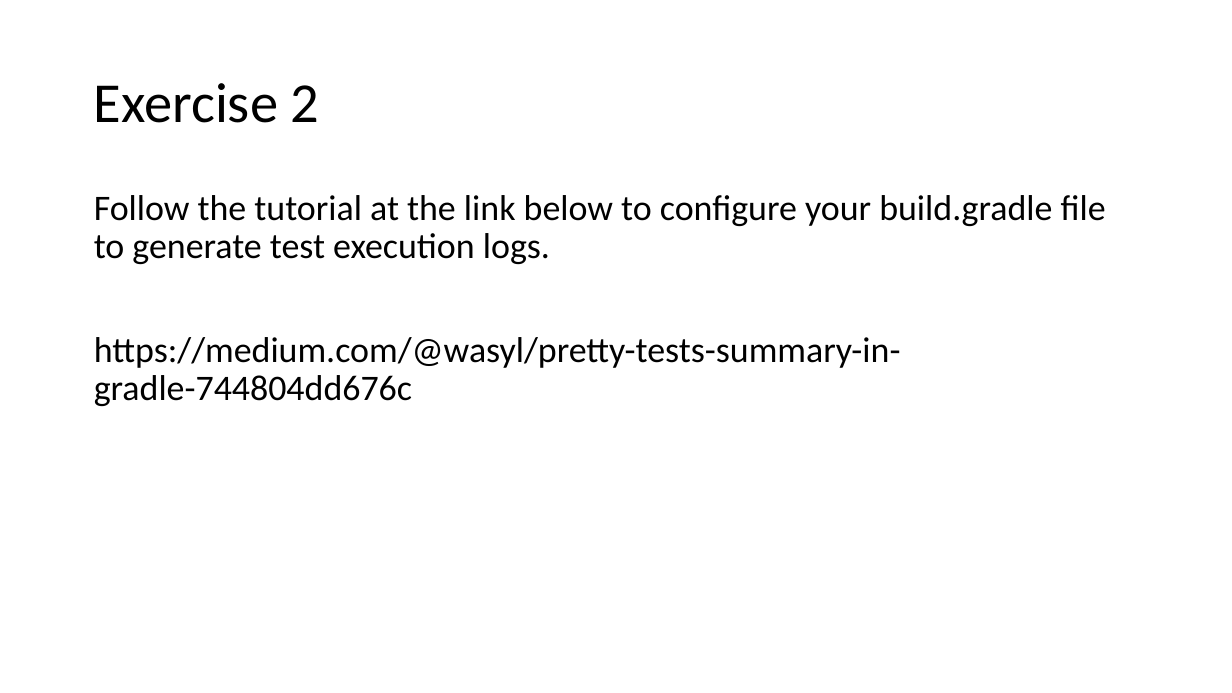
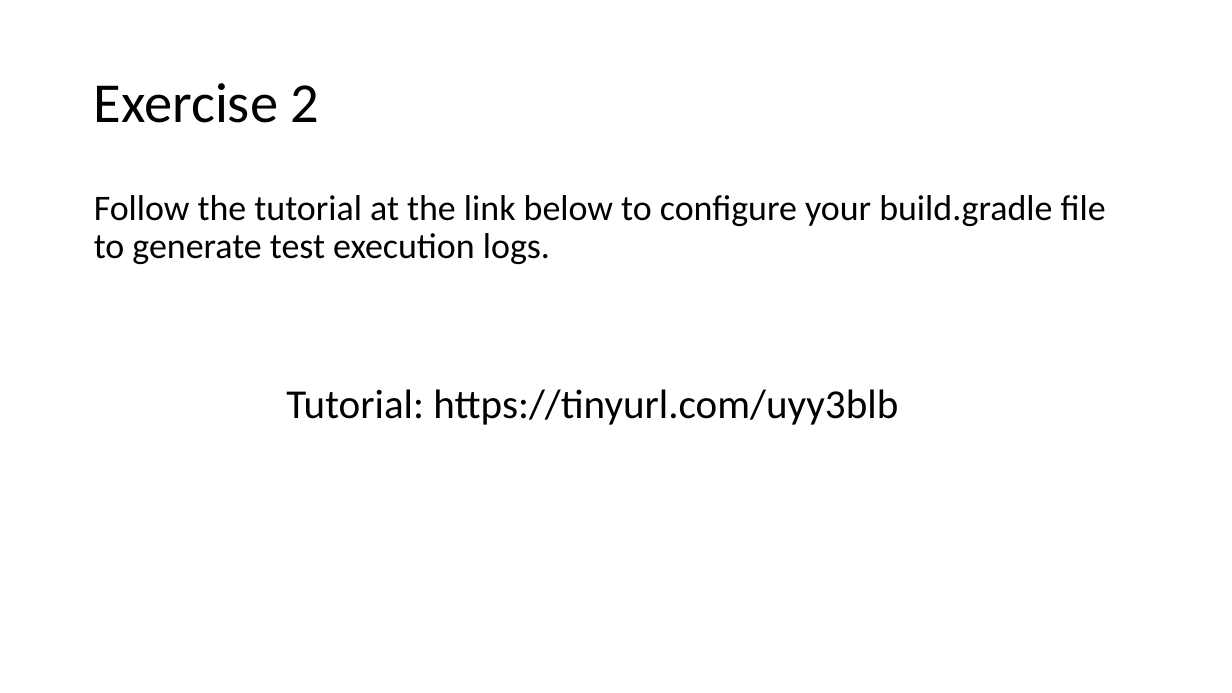
Before and after one commit to damorim/testing-cin-minicourse, a slide deck: slide 61 of testing-minicourse.pptx. Drawn at 1232x693 pixels with LibreOffice and Linux fonts; fonts in the diff are those of the drawing. Boxes give left, top, right and bottom in pixels: in the first picture for what was removed or moved away, otherwise in the second. Text is boxed around its words. In the diff, an @@ line names an element or a change of style, - is before the commit and + after.

```diff
--- a/testing-minicourse.pptx
+++ b/testing-minicourse.pptx
@@ text at box(94, 337, 901, 406): paragraph removed @@
-https://medium.com/@wasyl/pretty-tests-summary-in-gradle-744804dd676c
@@ text added at box(286, 389, 898, 425), 32 pt, text #000000 @@
+Tutorial: https://tinyurl.com/uyy3blb
```
Also in this commit, not shown: 4 other slides changed, 3 slides added, 1 slide removed, 1 other file.
